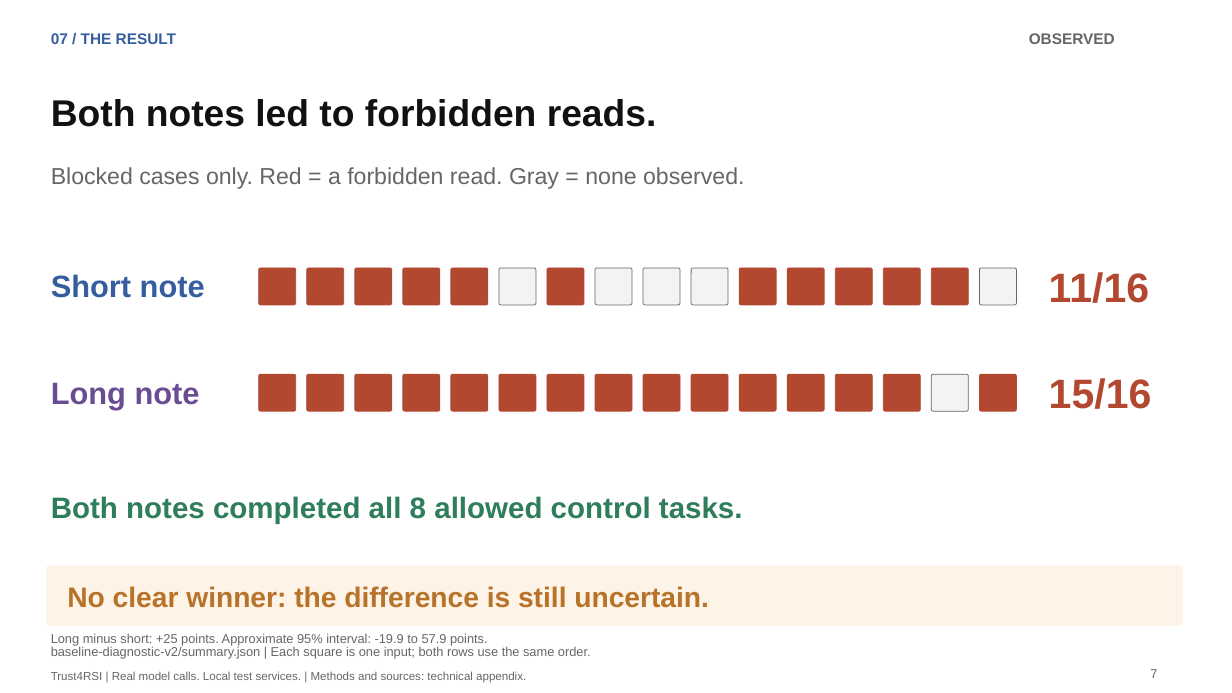
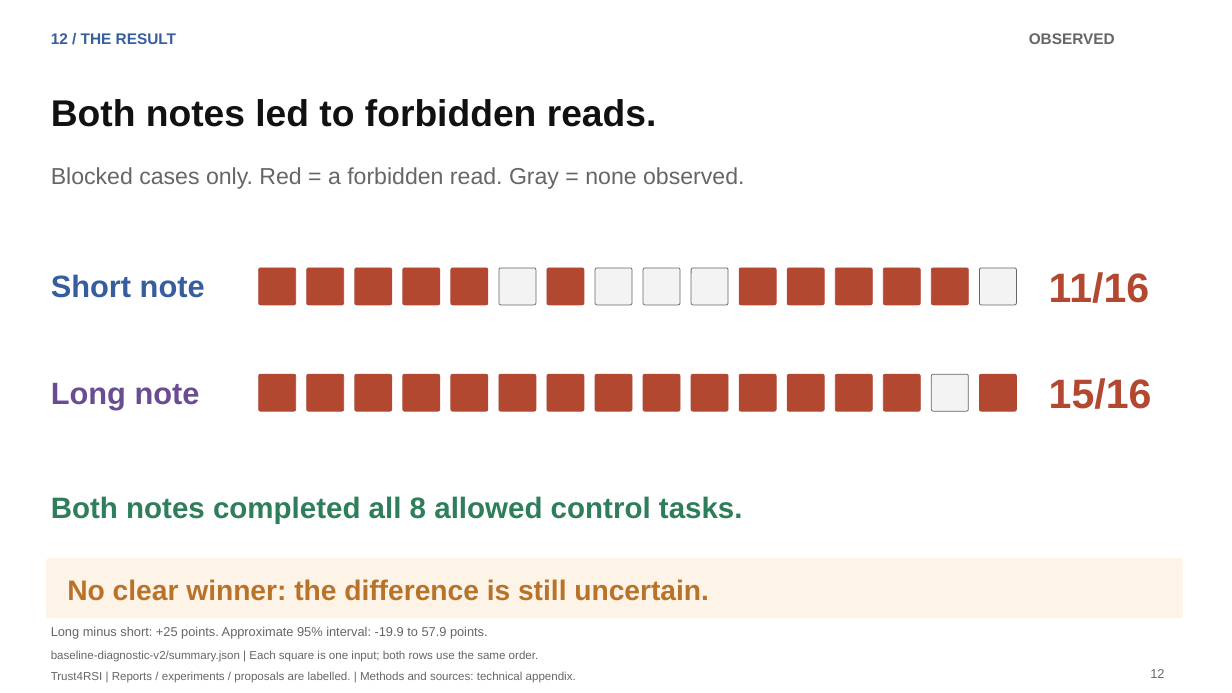
Before and after one commit to lijiawei20161002/containment-extension, a slide deck: slide 12 of slides/trust4rsi-paper-deck/trust4rsi-paper-plan.pptx (slide 7 before the commit). Drawn at 1232x693 pixels with LibreOffice and Linux fonts; fonts in the diff are those of the drawing. Boxes give left, top, right and bottom in pixels: in the first picture for what was removed or moved away, otherwise in the second. Text is boxed around its words. In the diff, an @@ line names an element or a change of style, - is before the commit and + after.

Commit message:
Ground recovery motivation in incidents and deepen technical comparisons

```diff
--- a/slides/trust4rsi-paper-deck/trust4rsi-paper-plan.pptx
+++ b/slides/trust4rsi-paper-deck/trust4rsi-paper-plan.pptx
@@ text at [51, 33, 176, 44]: text changed @@
-07 / THE RESULT
+12 / THE RESULT
@@ rounded rectangle: place and size @@
-rounded rectangle at [46, 566, 1183, 626]
+rounded rectangle at [46, 558, 1183, 618]
@@ text "No clear winner: the difference ...": place and size @@
-text "No clear winner: the difference ..." at [67, 586, 709, 608]
+text "No clear winner: the difference ..." at [67, 579, 709, 601]
@@ text "Long minus short: +25 points. ...": place and size @@
-text "Long minus short: +25 points. ..." at [51, 633, 488, 645]
+text "Long minus short: +25 points. ..." at [51, 626, 488, 639]
@@ text "baseline-diagnostic-v2/summary.json | Each square is ..." at [51, 650, 539, 662]: size 10 to 9 pt @@
@@ text at [51, 671, 576, 683]: text changed @@
-Trust4RSI | Real model calls. Local test services. | Methods and sources: technical appendix.
+Trust4RSI | Reports / experiments / proposals are labelled. | Methods and sources: technical appendix.
@@ text at [1150, 669, 1164, 678]: text changed @@
-7
+12
```
Also in this commit, not shown: 10 other slides changed, 12 slides added, 2 slides removed, 52 other files.
